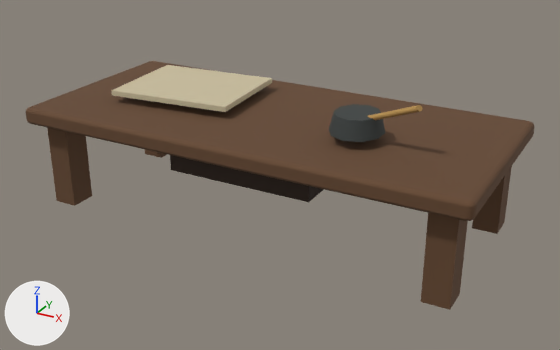
Before and after pictures for a commit that changed the glTF model public/assets/maps/detail-v1/models/writing_desk.glb.
Camera for both pictures: a 50 mm lens placed at (1.85, -3.29, 1.87), pointed at (0.06, -0.04, 0.24). Lighting does not change. The marker at lower left points along +X, +Y and +Z. The older version comes first. Vertices at exactly the same position are counted once.

In view in the first picture: 'writing_desk'.
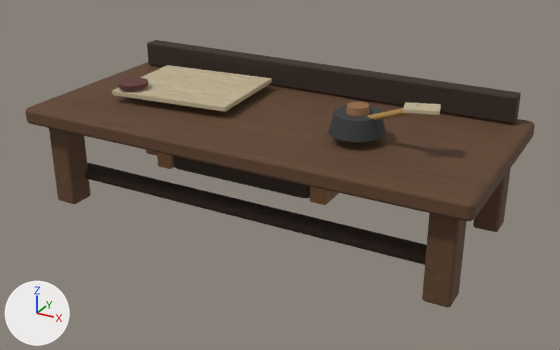
Where the change shows, as pixel boxes (x1, y1, x2, y2) in the pictures (560 x 350 px):
'writing_desk', surface changed, reshaped (7% taller): before (26, 61, 534, 310); after (25, 40, 535, 307)
part 1 of me_mesh_0, added: after (346, 101, 370, 116)
part 2 of me_mesh_0, added: after (118, 78, 148, 90)
part 3 of me_mesh_0, added: after (85, 163, 427, 265)
part 4 of me_mesh_0, rebuilt (9% narrower): before (47, 128, 92, 206); after (49, 128, 90, 204)
part 5 of me_mesh_0, rebuilt: before (472, 166, 512, 234); after (473, 168, 511, 232)
part 6 of me_mesh_0, rebuilt: before (421, 213, 468, 310); after (422, 213, 467, 307)
part 7 of me_mesh_0, rebuilt (mostly hidden): before (145, 149, 167, 158); after (146, 150, 157, 156)
part 8 of me_mesh_0, rebuilt: before (170, 155, 324, 202); after (173, 156, 310, 198)
part 9 of me_mesh_0, added: after (147, 40, 521, 124)
part 10 of me_mesh_0, added (mostly hidden): after (157, 152, 174, 169)
part 11 of me_mesh_0, added: after (310, 186, 339, 205)
part 12 of me_mesh_0, added: after (403, 102, 441, 115)
part 13 of me_mesh_0, built on: before (26, 65, 533, 142); after (25, 62, 535, 221)
part 14 of me_mesh_0, surface changed: (47, 63, 528, 211) in both

Patch to the scene script:
```diff
--- a/public/assets/maps/detail-v1/models/writing_desk.glb.py
+++ b/public/assets/maps/detail-v1/models/writing_desk.glb.py
@@ img_map_detail_base_color @@
+img_map_detail_base_color = load_image('map-detail-base-color', '_unpacked/map-detail-base-color', 512, 256, 'sRGB')
@@ img_map_detail_orm @@
+img_map_detail_orm = load_image('map-detail-orm', '_unpacked/map-detail-orm', 512, 256, 'Non-Color')
@@ img_map_detail_normal @@
+img_map_detail_normal = load_image('map-detail-normal', '_unpacked/map-detail-normal', 512, 256, 'Non-Color')
@@ mat_material_0 @@
 mat_material_0 = bpy.data.materials.new('Material_0')
-# nodes: BsdfPrincipled, OutputMaterial, TexImage
-# uses the picture img_map_detail_palette_v1
+# nodes: BsdfPrincipled, Mix, NormalMap, OutputMaterial, SeparateColor, TexImage x3, VertexColor
+# uses the picture img_map_detail_base_color
+# uses the picture img_map_detail_normal
+# uses the picture img_map_detail_orm
@@ me_mesh_0 @@
 # used by ob_writing_desk; location = (0.0, 0.0, 0.0)
-me_mesh_0.from_pydata(...)  # 152 vertices, 264 faces; spans x -1.2..1.2, y -0.55..0.55, z 0.0..0.8
+me_mesh_0.from_pydata(...)  # 2074 vertices, 4080 faces; spans x -1.2..1.2, y -0.55..0.55, z 0.0..0.8
+# me_mesh_0 part 1: a new loose piece, a 24-sided cut cone along z (radius 0.055 by 0.06 at the low end, 0.049 by 0.054 at the high end) spanning x 0.469..0.578, y -0.203..-0.084, z 0.691..0.73, in mat_material_0
+# me_mesh_0 part 2: a new loose piece, a 24-sided cylinder along z spanning x -0.84..-0.687, y -0.251..-0.084, z 0.639..0.659, in mat_material_0
+# me_mesh_0 part 3: a new loose piece, a 24-sided cylinder along x spanning x -1.047..1.047, y -0.359..-0.239, z 0.1..0.178, in mat_material_0
+# me_mesh_0 part 4: the loose piece of 8 vertices spanning x -1.12..-0.99, y -0.47..-0.32, z 0.0..0.46 is rebuilt with 152 vertices and now spans x -1.12..-0.99, y -0.47..-0.32, z 0.0..0.46
+# me_mesh_0 part 5: the loose piece of 8 vertices spanning x 0.99..1.12, y 0.32..0.47, z 0.0..0.46 is rebuilt with 152 vertices and now spans x 0.99..1.12, y 0.32..0.47, z 0.0..0.46
+# me_mesh_0 part 6: the loose piece of 8 vertices spanning x 0.99..1.12, y -0.47..-0.32, z 0.0..0.46 is rebuilt with 152 vertices and now spans x 0.99..1.12, y -0.47..-0.32, z 0.0..0.46
+# me_mesh_0 part 7: the loose piece of 8 vertices spanning x -1.12..-0.99, y 0.32..0.47, z 0.0..0.46 is rebuilt with 152 vertices and now spans x -1.12..-0.99, y 0.32..0.47, z 0.0..0.46
+# me_mesh_0 part 8: the loose piece of 8 vertices spanning x -0.39..0.39, y -0.37..0.37, z 0.3..0.49 is rebuilt with 152 vertices and now spans x -0.39..0.39, y -0.37..0.37, z 0.3..0.49
+# me_mesh_0 part 9: a new loose piece of 152 vertices spanning x -1.12..1.12, y 0.41..0.5, z 0.56..0.7, in mat_material_0
+# me_mesh_0 part 10: a new loose piece of 152 vertices spanning x -0.48..-0.39, y -0.37..0.37, z 0.3..0.49, in mat_material_0
+# me_mesh_0 part 11: a new loose piece of 152 vertices spanning x 0.39..0.48, y -0.37..0.37, z 0.3..0.49, in mat_material_0
+# me_mesh_0 part 12: a new loose piece of 152 vertices spanning x 0.77..0.94, y -0.28..-0.15, z 0.78..0.8, in mat_material_0
+# me_mesh_0 part 13: 14 vertices moved within x -1.19..1.19, y -0.53..0.53, z 0.47..0.7; 12 vertices removed from x -0.1..0.65, y -0.42..-0.03, z 0.46..0.7; 456 vertices added at x -1.2..1.2, y -0.55..0.55, z 0.46..0.8
+# me_mesh_0 part 14: 25 kept faces spanning x -1.2..1.2, y -0.55..0.55, z 0.46..0.7 get new texture (UV) coordinates
 me_mesh_0.materials.append(mat_material_0)
```
